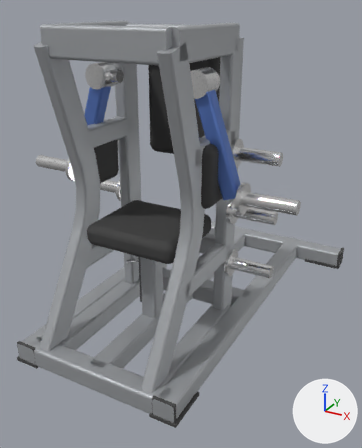
Before and after pictures for a commit that changed the glTF model catalogs/ludus/models/LD-A016/model.glb.
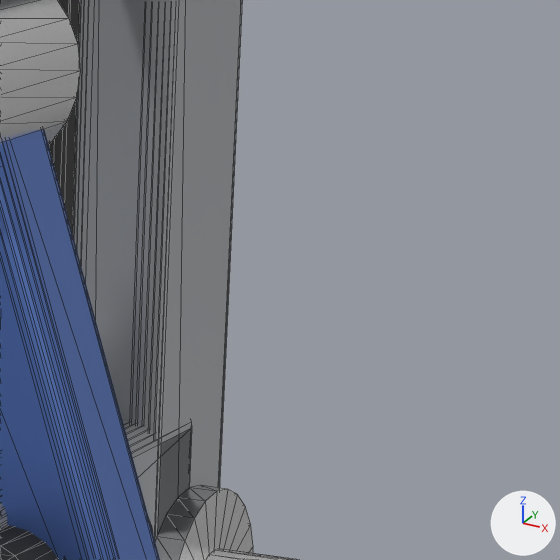
Each version appears first whole from a camera (50 mm lens) standing at (0.955, -1.78, 1.259) and looking at (0.022, -0.083, 0.41), and next in a close-up on the part from 58% to 79% of the width and 16% to 33% of the height. Lighting does not change. The marker at lower right points along +X, +Y and +Z. The older version's two pictures come first. The close-ups show mesh edges as thin lines. Where no turn or scale is listed for an object, it has been applied to the vertices.

Objects in the first close-up: 'Mesh_2.014', 'arm_left_bar', 'arm_left_hub', 'arm_left_pad', 'cage_brace.003', 'cage_post.001', 'chest_pad_cushion' and 1 more.
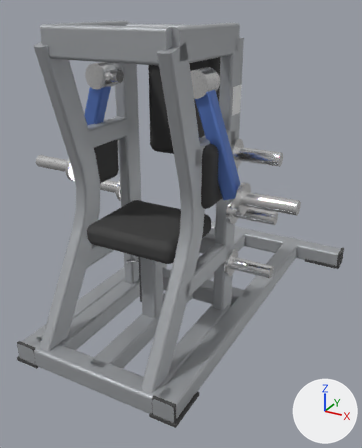
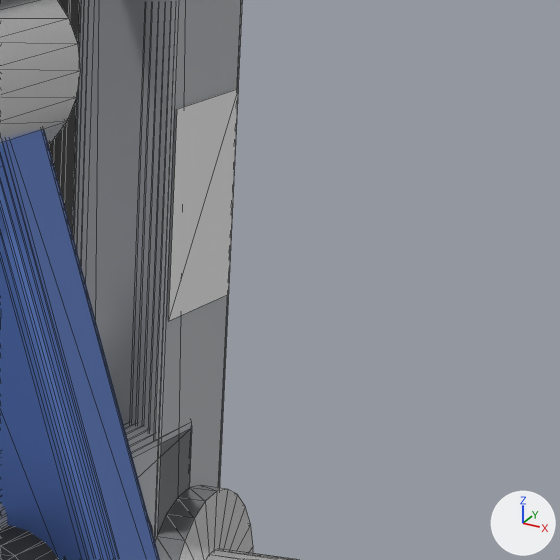
Where the change shows, as pixel boxes [x1, y1, x2, y2] in the close-ups (560 x 560 px):
'decal_warning.001', added
    after: [168, 89, 238, 321]

What changed in the scene script:
```text
Add mat_decal:
    mat_decal = principled_material('decal')
    mat_decal.base_color = (0.8, 0.8, 0.8)  # white #e7e7e7
    mat_decal.metallic = 0.1
    mat_decal.roughness = 0.55
Add me_mesh_14_1:
    me_mesh_14_1.from_pydata([(0.0, -0.0375, 0.05), (0.0, 0.0375, 0.05), (0.0, -0.0375, -0.05), (0.0, 0.0375, -0.05)], [], [(0, 2, 1), (2, 3, 1)])
    me_mesh_14_1.materials.append(mat_decal)  # its picture is missing
Add ob_decal_warning_001:
    ob_decal_warning_001 = bpy.data.objects.new('decal_warning.001', me_mesh_14_1)
    ob_decal_warning_001.location = (0.251, -0.0848, 0.9435)
```
